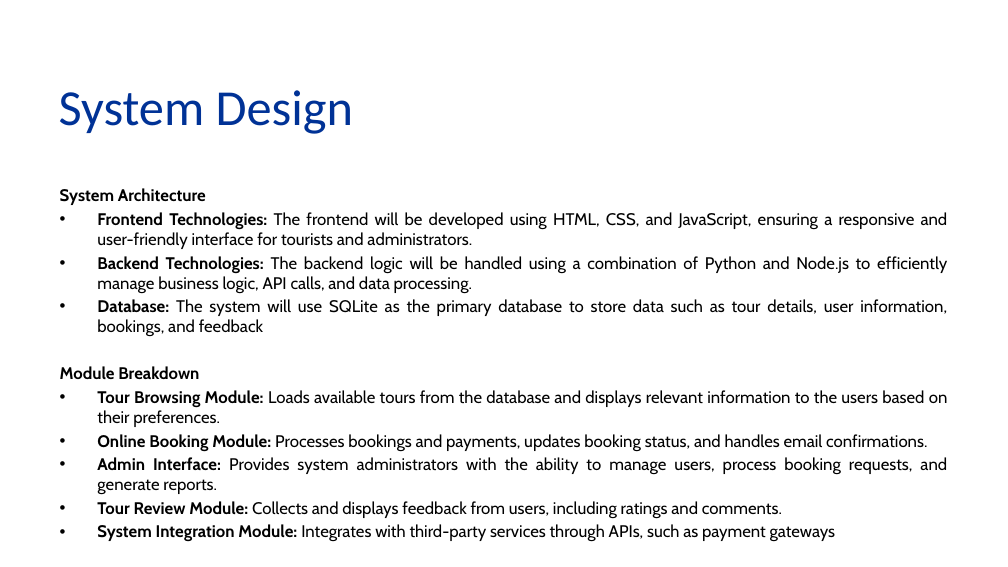
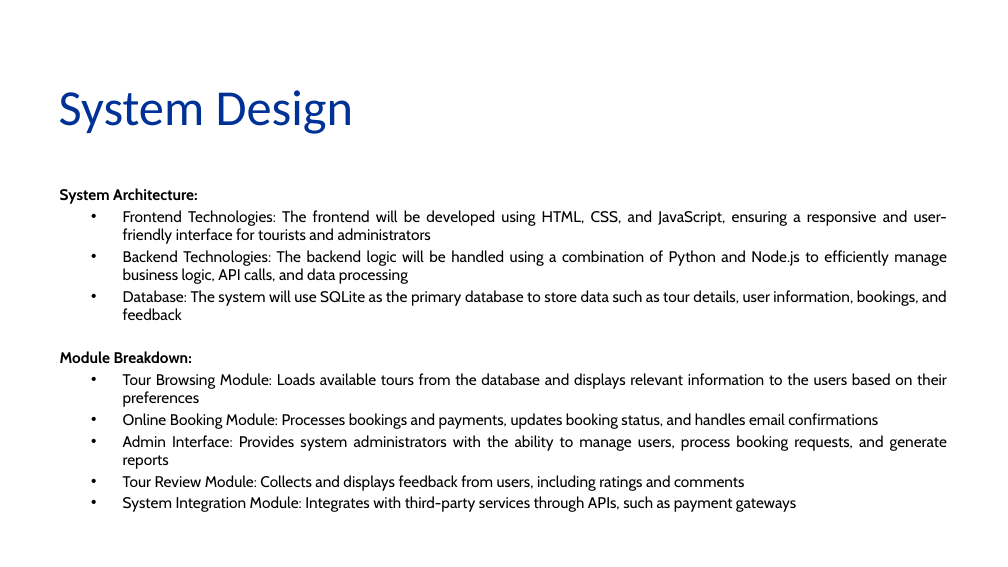
Before and after one commit to aamtayag/mse800-assessment2, a slide deck: slide 10 of docs/mse800_assess2.pptx (slide 11 before the commit). Drawn at 1008x567 pixels with LibreOffice and Linux fonts; fonts in the diff are those of the drawing; background and template pictures are left out. Boxes give left, top, right and bottom in pixels: in the first picture for what was removed or moved away, otherwise in the second. Text is boxed around its words. In the diff, an @@ line names an element or a change of style, - is before the commit and + after.

```diff
--- a/docs/mse800_assess2.pptx
+++ b/docs/mse800_assess2.pptx
@@ text at box(60, 188, 948, 284): text changed; size 12 to 11 pt @@
-System Architecture
-• Frontend Technologies: The frontend will be developed using HTML, CSS, and JavaScript, ensuring a responsive and user-friendly interface for tourists and administrators.
-• Backend Technologies: The backend logic will be handled using a combination of Python and Node.js to efficiently manage business logic, API calls, and data processing.
+System Architecture:
+  • Frontend Technologies: The frontend will be developed using HTML, CSS, and JavaScript, ensuring a responsive and user-friendly interface for tourists and administrators
+  • Backend Technologies: The backend logic will be handled using a combination of Python and Node.js to efficiently manage business logic, API calls, and data processing
@@ text at box(123, 290, 947, 512): size 12 to 11 pt in "Database: The system will use SQLite as ...", "System Integration Module: Integrates with third-party servi ..."; bold off in "Database:", "System Integration Module:"; list level 1 to 2 in "Database: The system will use ..."; list level 1 to 2 in "System Integration Module: Integrates with ..." @@
@@ text at box(60, 351, 947, 491): text changed; size 12 to 11 pt @@
-Module Breakdown
-• Tour Browsing Module: Loads available tours from the database and displays relevant information to the users based on their preferences.
-• Online Booking Module: Processes bookings and payments, updates booking status, and handles email confirmations.
-• Admin Interface: Provides system administrators with the ability to manage users, process booking requests, and generate reports.
-• Tour Review Module: Collects and displays feedback from users, including ratings and comments.
+Module Breakdown:
+  • Tour Browsing Module: Loads available tours from the database and displays relevant information to the users based on their preferences
+  • Online Booking Module: Processes bookings and payments, updates booking status, and handles email confirmations
+  • Admin Interface: Provides system administrators with the ability to manage users, process booking requests, and generate reports
+  • Tour Review Module: Collects and displays feedback from users, including ratings and comments
```
Also in this commit, not shown: 14 other slides changed, 1 slide added, 4 slides removed.
